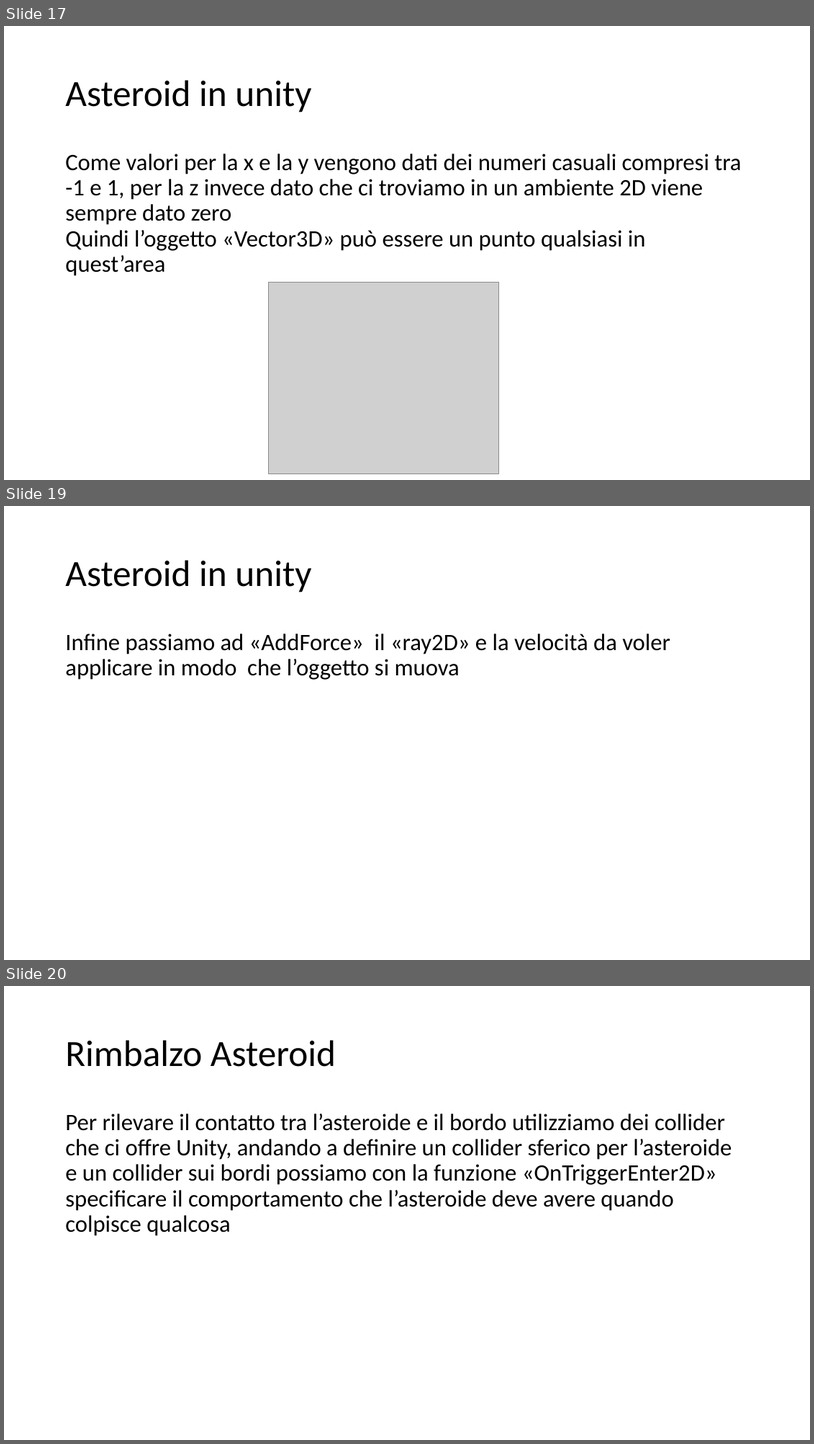
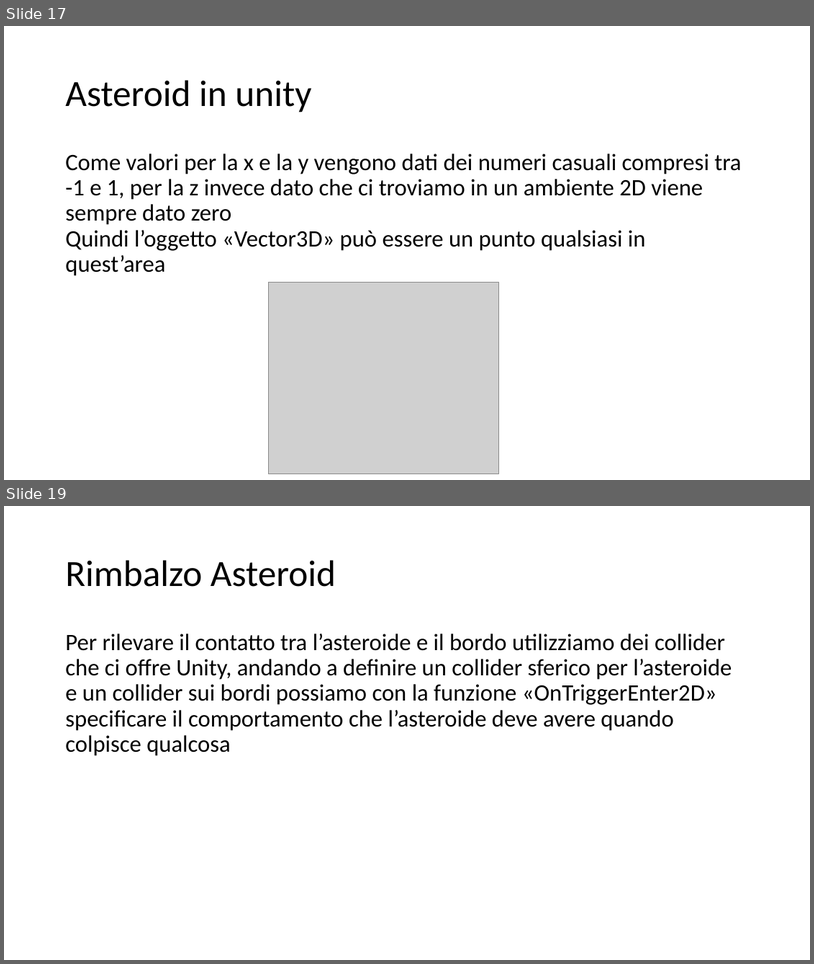
Before and after one commit to Lucio8493/Don-tDie, a slide deck: Progetto sistemi.pptx. Shown one above the other, each under a label of ours: slides 17, 19 and 20 before the commit, slides 17 and 19 after it; the slides between them are not shown. The pictures are 814x1444 and 814x964 pixels, drawn with LibreOffice and Linux fonts; fonts in the diff are those of the drawing; grey boxes stand for pictures. Boxes give left, top, right and bottom in pixels: in the first picture for what was removed or moved away, otherwise in the second. Text is boxed around its words. In the diff, an @@ line names an element or a change of style, - is before the commit and + after.

```diff
--- a/Progetto sistemi.pptx
+++ b/Progetto sistemi.pptx
@@ slide 19 removed at (x1=4, y1=506, x2=810, y2=960), background #FFFFFF @@
@@ title removed at (x1=65, y1=560, x2=311, y2=592) @@
-Asteroid in unity
@@ text removed at (x1=65, y1=633, x2=671, y2=680) @@
-Infine passiamo ad «AddForce» il «ray2D» e la velocità da voler applicare in modo che l’oggetto si muova
@@ what was slide 20 is now slide 19 @@
```
Also in this commit, not shown: 5 slides changed, 7 other files.
